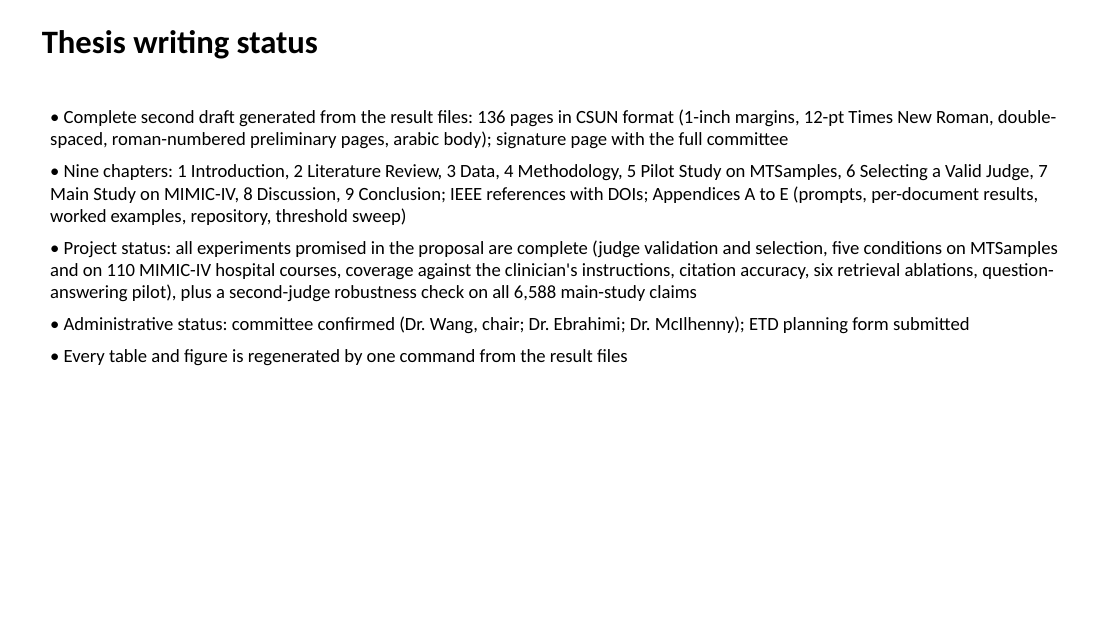
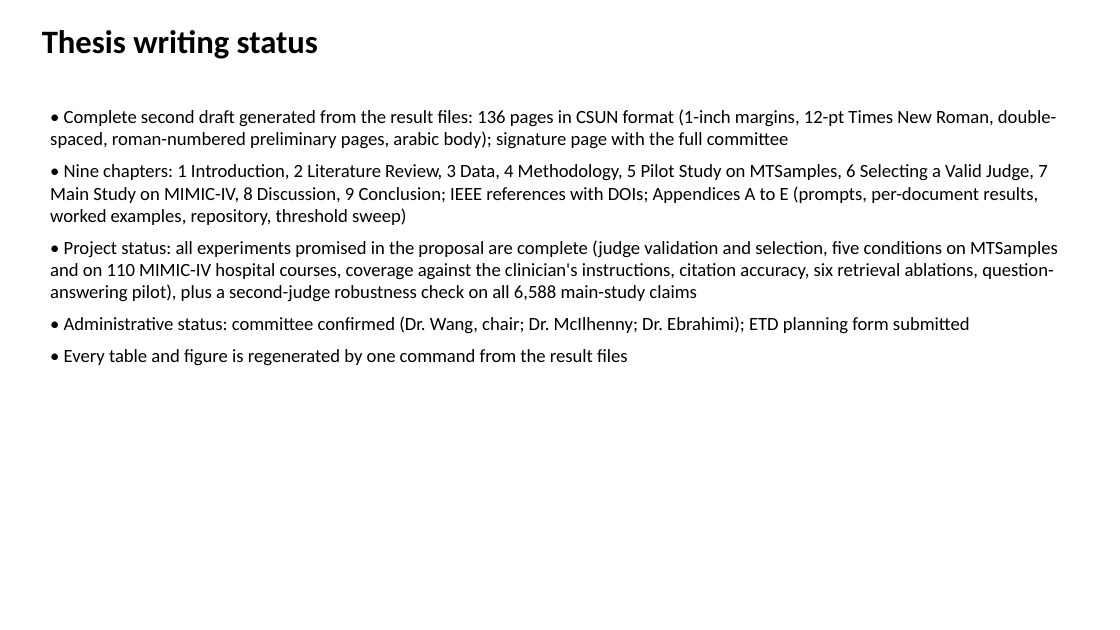
Before and after one commit to slay-a/medical-hallucination-eval, a slide deck: slide 17 of deliverables/Progress_Slides_Fall2026.pptx. Drawn at 1120x630 pixels with LibreOffice and Linux fonts; fonts in the diff are those of the drawing. Boxes give left, top, right and bottom in pixels: in the first picture for what was removed or moved away, otherwise in the second. Text is boxed around its words. In the diff, an @@ line names an element or a change of style, - is before the commit and + after.

Commit message:
List McIlhenny first among the committee members

```diff
--- a/deliverables/Progress_Slides_Fall2026.pptx
+++ b/deliverables/Progress_Slides_Fall2026.pptx
@@ text at <box>64,316,970,334</box>: text changed @@
-• Administrative status: committee confirmed (Dr. Wang, chair; Dr. Ebrahimi; Dr. McIlhenny); ETD planning form submitted
+• Administrative status: committee confirmed (Dr. Wang, chair; Dr. McIlhenny; Dr. Ebrahimi); ETD planning form submitted
```
Also in this commit, not shown: 1 other slide changed, 3 other files.
